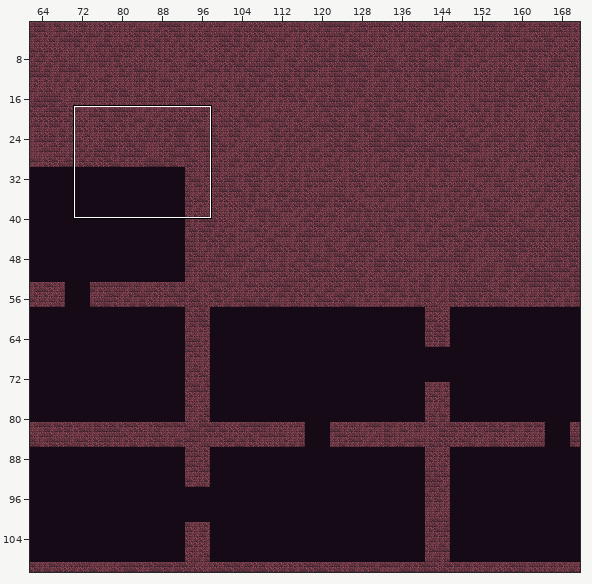
Tiled map: android/assets/maps/CavernMap1.tmx. The first picture is a wide view before the edit; the outline marks the close-up.
Close-up. Old version:
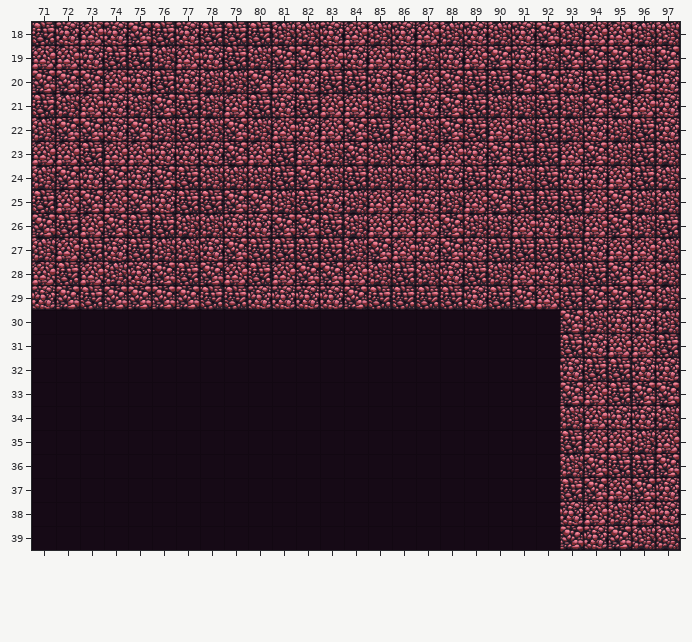
Cells are 64x64 px. Shown: x 71..97, y 18..39. The commit also changed other parts of the map, which this record leaves out.
After:
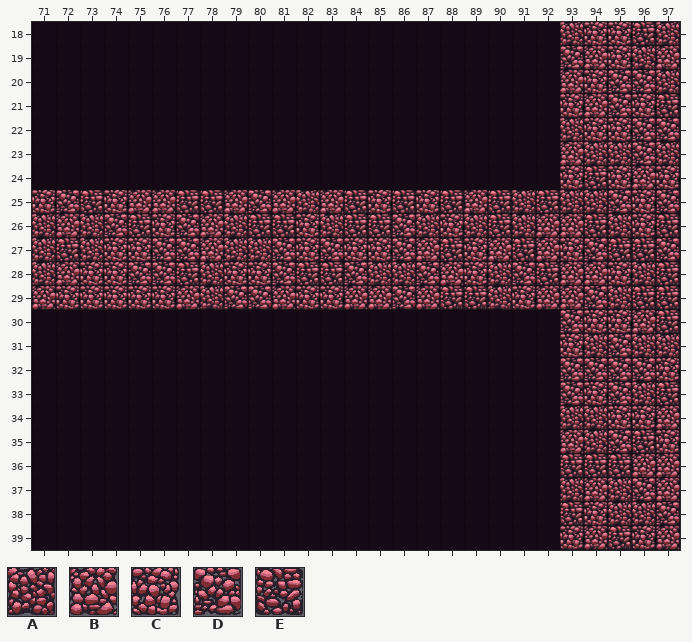
Key: from "tileMapGutter": A 5, B 6, C 7, D 8, E 9.
_ is an empty cell.
Tiles replaced or removed in this view: A, B, C, D, E.
The exact change:
Changed rows in their new state; . is an unchanged cell.
Layer "terrain":
first column x 71:
18 ______________________.CCE.
19 ______________________.BC.B
20 ______________________BCD.A
21 ______________________CB.CE
22 ______________________..CDD
23 ______________________.A.D.
24 ______________________.ECBC
25 CDECBB..B.BABECE.E.EA.AA.CD
26 ABA..CDBAEECAEEDAC.EABBEAC.
27 .EA.CDDBAADCDCCDBE.B.BCDEED
28 ABCCD..ACCDEED.ADBC.DEBBCAE
29 BCCCCCBADDB..BBDB.EAC.B.AEE
30 .......................C.BE
31 ......................CADAA
32 ......................DDDD.
33 .......................CDAE
34 .......................A..B
35 ......................BADEC
36 ......................EE.BB
37 ......................ABA.B
38 ......................EC.AD
39 ......................CBECB
